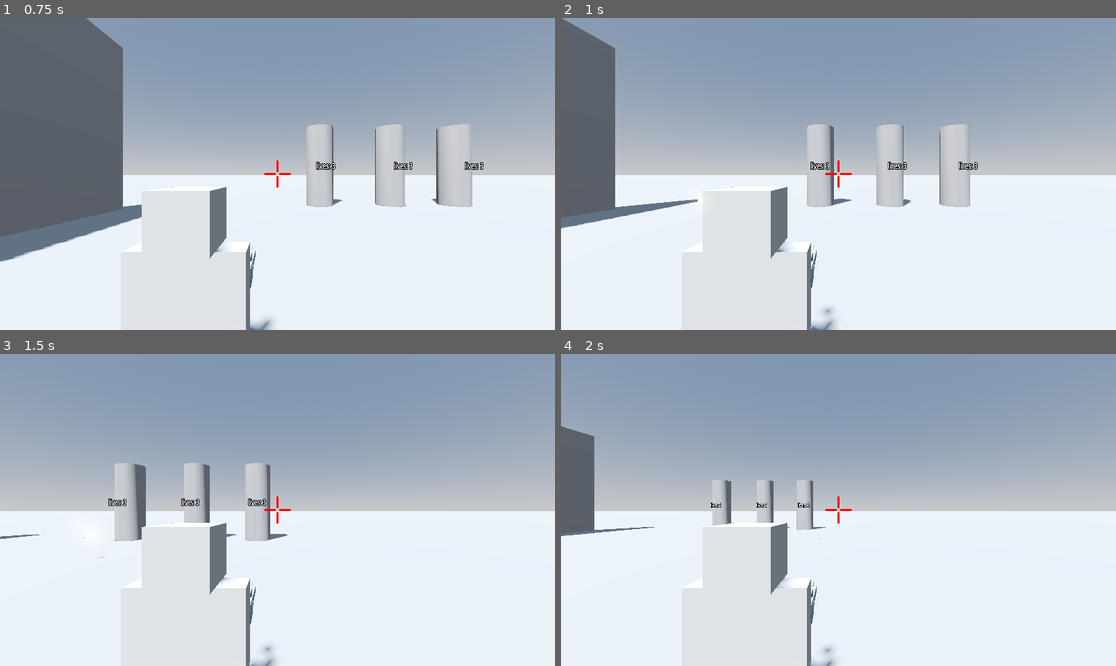
Above: before the commit, frames 1-4 (two rows, left to right).
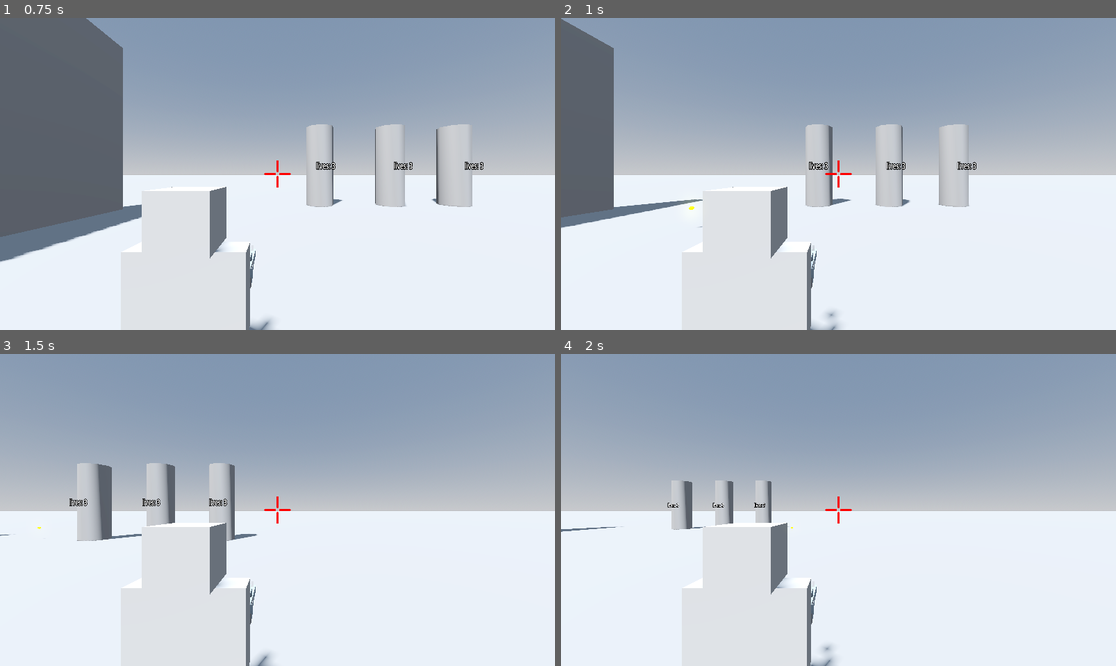
Above: after the commit, the same moments.

Repository: cheskya/ISCS3014-Project5
Game: Godot game, scene res://main.tscn
Same seed, same stepped clock (60 frames per second), same inputs: the game is played once before the commit and once after it.
Inputs (mouse positions are in pixels of both pictures, inside the frame that each line leads up to):
- Up to frame 1 (0.75 s): tap Enter at 0.5 s; move the mouse to (399, 158) at 0.52 s; hold D (move_right) from 0.53 s (still down); hold Space (shoot) from 0.53 s (still down)
- Up to frame 2 (1 s): keep holding D (move_right); keep holding Space (shoot)
- Up to frame 3 (1.5 s): move the mouse to (166, 525) at 1.27 s; release D (move_right) at 1.28 s; release Space (shoot) at 1.28 s; hold S (move_back) from 1.28 s (still down); click (166, 525) at 1.35 s
- Up to frame 4 (2 s): keep holding S (move_back); tap Space (shoot) at 1.55 s

Frame 1 is identical in both runs. In frame 2, 1.0% of the frame differs, in the area x 0-76%, y 0-100%; in frame 3, 5.3%, in the area x 0-52%, y 34-100%; in frame 4, 3.2%.

Commit message:
bullet changes.

Diff:
--- a/main.gd
+++ b/main.gd
@@ -4,7 +4,6 @@
 var enemyList
 
 
-# Called when the node enters the scene tree for the first time.
 func _ready() -> void:
 	enemyList = get_tree().get_nodes_in_group("enemies")
 	print(enemyList)
@@ -12,7 +11,6 @@
 			enemy.enemy_killed.connect(_on_enemy_killed)
 
 
-# Called every frame. 'delta' is the elapsed time since the previous frame.
 func _process(delta: float) -> void:
 	pass
 
--- a/main.tscn
+++ b/main.tscn
@@ -33,7 +33,7 @@
 
 [node name="Enemies" type="CSGCombiner3D" parent="."]
 use_collision = true
-collision_layer = 24
+collision_layer = 2
 
 [node name="Enemy" parent="Enemies" instance=ExtResource("2_l6v80")]
 transform = Transform3D(1.49023, 0, 0, 0, 2.1942, 0, 0, 0, 1.49023, 0, 3.08267, 10.6746)
@@ -46,16 +46,16 @@
 
 [node name="Indestructibles" type="CSGCombiner3D" parent="."]
 use_collision = true
-collision_layer = 18
+collision_layer = 16
 
-[node name="Wall" type="CSGBox3D" parent="Indestructibles"]
+[node name="Wall" type="CSGBox3D" parent="Indestructibles" groups=["indestructibles"]]
 transform = Transform3D(1, 0, 0, 0, 5.32, 0, 0, 0, 14.62, 10.2749, 4.2356, 0.238056)
 use_collision = true
 collision_layer = 18
 collision_mask = 5
 size = Vector3(1, 1.7085, 1.24023)
 
-[node name="Floor" type="CSGBox3D" parent="Indestructibles"]
+[node name="Floor" type="CSGBox3D" parent="Indestructibles" groups=["indestructibles"]]
 transform = Transform3D(34.1912, 0, 0, 0, 1.03465, 0, 0, 0, 34.1912, 0.5, 0.5, 0.240967)
 use_collision = true
 collision_layer = 18
--- a/project.godot
+++ b/project.godot
@@ -18,6 +18,8 @@
 [global_group]
 
 enemies=""
+indestructibles=""
+bullet=""
 
 [input]
 
--- a/scenes/bullet/bullet.gd
+++ b/scenes/bullet/bullet.gd
@@ -1,27 +1,37 @@
-extends RigidBody3D
+extends Area3D
 
-@export var speed = 10.0
+@export var speed = 5.0
 @export var lifetime = 5.0
-@export var collisions = 0
 
-@onready var mesh = $MeshInstance3D
-@onready var ray = $RayCast3D
-@onready var particles = $GPUParticles3D
+var move_direction = Vector3.FORWARD
+var collided = false
 
-var player
-var direction
+@onready var mesh_instance = $MeshInstance3D
+
+func _ready():
+	await get_tree().create_timer(lifetime).timeout
+	if not collided:
+		queue_free()
 
 func _physics_process(delta):
-	position += player * speed * delta
-	if ray.is_colliding():
-		collisions += 1
-		mesh.visible = false
-		particles.emitting = true
-		if (ray.get_collider().is_in_group("enemies")):
-			print("enemy")
-		else:
-			print("indestructible")
+	if not collided:
+		global_translate(move_direction * speed * delta)
 
+func _on_body_entered(body: Node):
+	if collided:
+		return
+	collided = true
+	mesh_instance.visible = false
+	$GPUParticles3D.emitting = true
 
-func _on_timer_timeout():
+	if body.is_in_group("enemies"):
+		print("hit enemy")
+	elif body.is_in_group("indestructibles"):
+		print("hit indestructible")
+	else:
+		print("hit something else")
+	await get_tree().create_timer(0.2).timeout
 	queue_free()
+
+func set_direction(dir: Vector3):
+	move_direction = dir.normalized()
--- a/scenes/bullet/bullet.tscn
+++ b/scenes/bullet/bullet.tscn
@@ -1,69 +1,53 @@
-[gd_scene load_steps=8 format=3 uid="uid://bnj8k4etmouic"]
+[gd_scene load_steps=8 format=3 uid="uid://bxbh2h65dqcu1"]
 
 [ext_resource type="Script" path="res://scenes/bullet/bullet.gd" id="1_b6w8w"]
 
-[sub_resource type="BoxMesh" id="BoxMesh_n3m2u"]
+[sub_resource type="StandardMaterial3D" id="StandardMaterial3D_ca032"]
+albedo_color = Color(0.668272, 0.643646, 5.77569e-07, 1)
+emission_enabled = true
+emission = Color(0.551626, 0.562238, 0, 1)
+emission_energy_multiplier = 16.0
 
-[sub_resource type="StandardMaterial3D" id="StandardMaterial3D_1es14"]
-albedo_color = Color(0.898437, 0.207381, 0.703948, 1)
-emission_enabled = true
-emission = Color(0.597289, 0.423601, 0.12388, 1)
-emission_energy_multiplier = 8.1
+[sub_resource type="CapsuleMesh" id="CapsuleMesh_ydnpw"]
+material = SubResource("StandardMaterial3D_ca032")
+radius = 0.05
+height = 0.1
 
-[sub_resource type="BoxShape3D" id="BoxShape3D_n6r41"]
+[sub_resource type="CapsuleShape3D" id="CapsuleShape3D_g1axi"]
+radius = 0.05
+height = 0.1
 
-[sub_resource type="ParticleProcessMaterial" id="ParticleProcessMaterial_1ixsa"]
+[sub_resource type="ParticleProcessMaterial" id="ParticleProcessMaterial_dr78f"]
+spread = 180.0
 initial_velocity_min = 3.0
 initial_velocity_max = 5.0
 
-[sub_resource type="StandardMaterial3D" id="StandardMaterial3D_t30th"]
-albedo_color = Color(0.993971, 0.257631, 0.641562, 1)
+[sub_resource type="StandardMaterial3D" id="StandardMaterial3D_23432"]
+albedo_color = Color(1, 0.323658, 0.677354, 1)
 emission_enabled = true
-emission = Color(0.956538, 0, 0.182409, 1)
-emission_energy_multiplier = 8.0
+emission = Color(0.982648, 0, 0.347422, 1)
+emission_energy_multiplier = 10.04
 
-[sub_resource type="BoxMesh" id="BoxMesh_ax7xd"]
-material = SubResource("StandardMaterial3D_t30th")
-size = Vector3(0.04, 0.04, 0.04)
+[sub_resource type="BoxMesh" id="BoxMesh_3bnei"]
+material = SubResource("StandardMaterial3D_23432")
+size = Vector3(0.05, 0.05, 0.05)
 
-[node name="Bullet" type="RigidBody3D"]
-collision_layer = 4
-collision_mask = 0
-mass = 0.001
-gravity_scale = 0.0
-continuous_cd = true
+[node name="Bullet" type="Area3D" groups=["bullet", "indestructibles"]]
+collision_mask = 18
 script = ExtResource("1_b6w8w")
-speed = 20.0
 
 [node name="MeshInstance3D" type="MeshInstance3D" parent="."]
-transform = Transform3D(0.05, 0, 0, 0, -0.000326371, 0.0499989, 0, -0.0499989, -0.000326371, -0.0020827, 0, 0.000297904)
-custom_aabb = AABB(0, 0, 0, 0.05, 0.05, 0)
-mesh = SubResource("BoxMesh_n3m2u")
-surface_material_override/0 = SubResource("StandardMaterial3D_1es14")
-
-[node name="RayCast3D" type="RayCast3D" parent="."]
-transform = Transform3D(-0.0601739, -5.90319e-11, 0.00034047, -1.3358e-17, -0.05, -6.57495e-09, 0.000470515, -7.54956e-09, 0.0435425, 0.00046158, -0.00106352, -0.0308638)
-target_position = Vector3(0, 0, -1)
-collision_mask = 10
+mesh = SubResource("CapsuleMesh_ydnpw")
 
 [node name="CollisionShape3D" type="CollisionShape3D" parent="."]
-transform = Transform3D(0.05, 0, 0, 0, 0.05, 0, 0, 0, 0.05, 0, 0, 0.000548601)
-shape = SubResource("BoxShape3D_n6r41")
+shape = SubResource("CapsuleShape3D_g1axi")
 
 [node name="GPUParticles3D" type="GPUParticles3D" parent="."]
-transform = Transform3D(1, 0, 0, 0, 1, 0, 0, 0, 1, -0.0174986, 0.00500541, -0.0374089)
 emitting = false
-lifetime = 0.5
+amount = 20
 one_shot = true
 explosiveness = 1.0
-fixed_fps = 10
-fract_delta = false
-process_material = SubResource("ParticleProcessMaterial_1ixsa")
-draw_pass_1 = SubResource("BoxMesh_ax7xd")
+process_material = SubResource("ParticleProcessMaterial_dr78f")
+draw_pass_1 = SubResource("BoxMesh_3bnei")
 
-[node name="Timer" type="Timer" parent="."]
-wait_time = 10.0
-one_shot = true
-autostart = true
-
-[connection signal="timeout" from="Timer" to="." method="_on_timer_timeout"]
+[connection signal="body_entered" from="." to="." method="_on_body_entered"]
--- a/scenes/enemy/enemy.gd
+++ b/scenes/enemy/enemy.gd
@@ -6,27 +6,30 @@
 
 @onready var label = $Label3D
 @onready var hitbox = $HitBox
+var ExplosionScene = preload("res://scenes/explosion/explosion.tscn")
 
-var ExplosionScene = preload("res://scenes/explosion/explosion.tscn")
+func _ready():
+	hitbox.body_entered.connect(_on_hit_box_body_entered)
 
 func _on_hit_box_body_entered(body: Node3D) -> void:
 	if has_exploded:
 		return
 
-	lives -= 1
-	label.text = "lives: " + str(lives)
+	if body.is_in_group("Bullets"):
+		lives -= 1
+		label.text = "lives: " + str(lives)
 
-	if lives <= 0:
-		has_exploded = true
-		hitbox.set_deferred("monitoring", false)
+		if lives <= 0:
+			has_exploded = true
+			hitbox.set_deferred("monitoring", false)
 
-		var explosion = ExplosionScene.instantiate()
-		get_parent().add_child(explosion)
-		explosion.global_position = global_position
-		explosion.emitting = true
+			var explosion = ExplosionScene.instantiate()
+			get_parent().add_child(explosion)
+			explosion.global_position = global_position
+			explosion.emitting = true
 
-		await get_tree().create_timer(0.05).timeout
-		explosion.emitting = false
+			await get_tree().create_timer(0.05).timeout
+			explosion.emitting = false
 
-		enemy_killed.emit(self)
-		queue_free()
+			enemy_killed.emit(self)
+			queue_free()
--- a/scenes/enemy/enemy.tscn
+++ b/scenes/enemy/enemy.tscn
@@ -3,20 +3,17 @@
 [ext_resource type="Script" path="res://scenes/enemy/enemy.gd" id="1_7vac8"]
 
 [sub_resource type="CylinderShape3D" id="CylinderShape3D_cbfpa"]
-height = 1.803
-radius = 0.624383
 
 [node name="Enemy" type="CSGCylinder3D" groups=["enemies"]]
-transform = Transform3D(1.49023, 0, 0, 0, 2.1942, 0, 0, 0, 1.49023, 0, 0, 0)
+transform = Transform3D(1.49023, 0, 0, 0, 2.1942, 0, 0, 0, 1.49023, 0, 2.13815, 0)
 use_collision = true
-collision_layer = 24
-collision_mask = 4
+collision_layer = 2
 script = ExtResource("1_7vac8")
 
 [node name="HitBox" type="Area3D" parent="."]
-transform = Transform3D(-1, 0, -8.74228e-08, 0, 1, 0, 8.74228e-08, 0, -1, -0.0493542, 0.0200486, -0.731619)
-collision_layer = 8
-collision_mask = 4
+transform = Transform3D(-1, 0, -8.74228e-08, 0, 1.08678, 0, 8.74228e-08, 0, -1, -0.0493542, 0.0200486, -0.731619)
+collision_layer = 2
+monitorable = false
 
 [node name="CollisionShape3D" type="CollisionShape3D" parent="HitBox"]
 transform = Transform3D(-1.01957, 0, 8.91336e-08, 0, 1.01957, 0, -8.91336e-08, 0, -1.01957, -0.0493541, -0.0200486, -0.731619)
--- a/scenes/player/player.gd
+++ b/scenes/player/player.gd
@@ -4,7 +4,7 @@
 @export_range(0.0, 1.0) var mouse_sensitivity = 0.25
 
 @export_group("Movement")
-@export var move_speed = 8.0
+@export var move_speed = 10.0
 @export var acceleration = 20.0
 @export var rotation_speed = 12.0
 
@@ -67,17 +67,13 @@
 
 	velocity = velocity.move_toward(move_direction * move_speed, acceleration * delta)
 	move_and_slide()
-	#print(_gun.global_position)
 
-	if Input.is_action_pressed("shoot"):
-		if !is_shooting:
-			is_shooting = true
-			instance = bullet.instantiate()
-			get_parent().add_child(instance)
-			instance.player = global_transform.basis.z
-			instance.global_transform = _gun_raycast.global_transform
-			_gun_anim.play("shoot")
-			_shoot_timer.start()
+	if Input.is_action_just_pressed("shoot"):
+		var bullet_instance = preload("res://scenes/bullet/bullet.tscn").instantiate()
+		get_parent().add_child(bullet_instance)
+		bullet_instance.global_transform = _gun.global_transform
+		bullet_instance.set_direction(_gun.global_transform.basis.z)
+
 
 	if _cam_raycast.is_colliding():
 		_gun_raycast.target_position = _gun_raycast.to_local(_cam_raycast.get_collision_point())
@@ -87,4 +83,4 @@
 
 func _on_shoot_timer_timeout() -> void:
 	is_shooting = false
-	pass # Replace with function body.
+	pass
